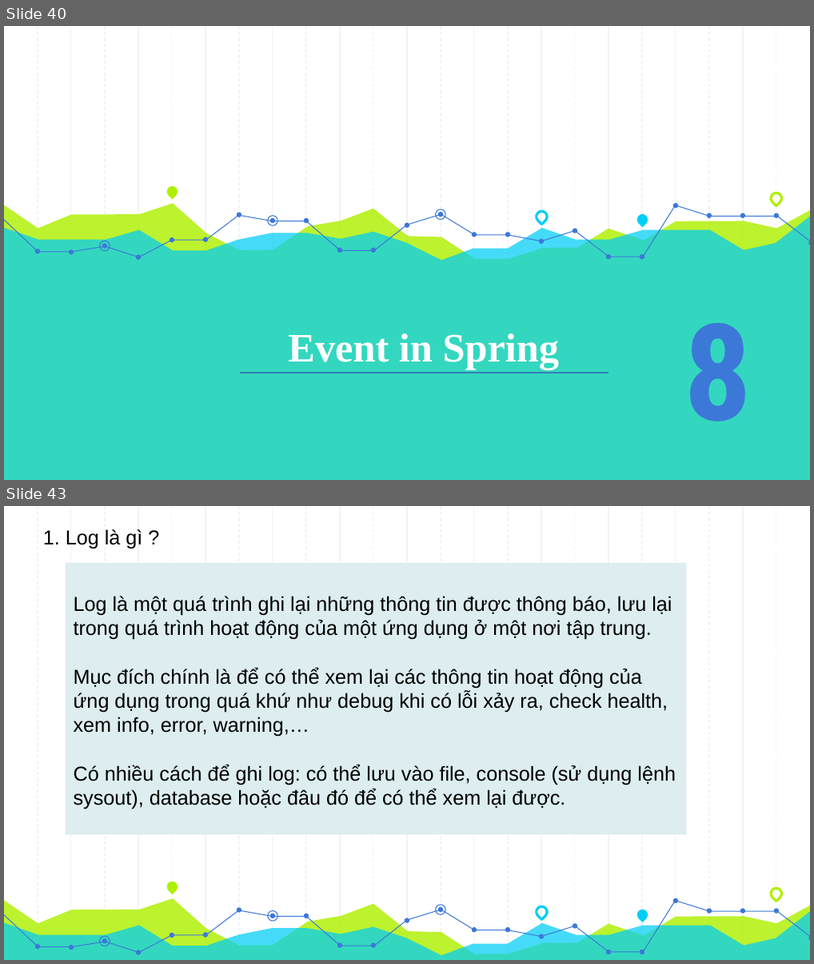
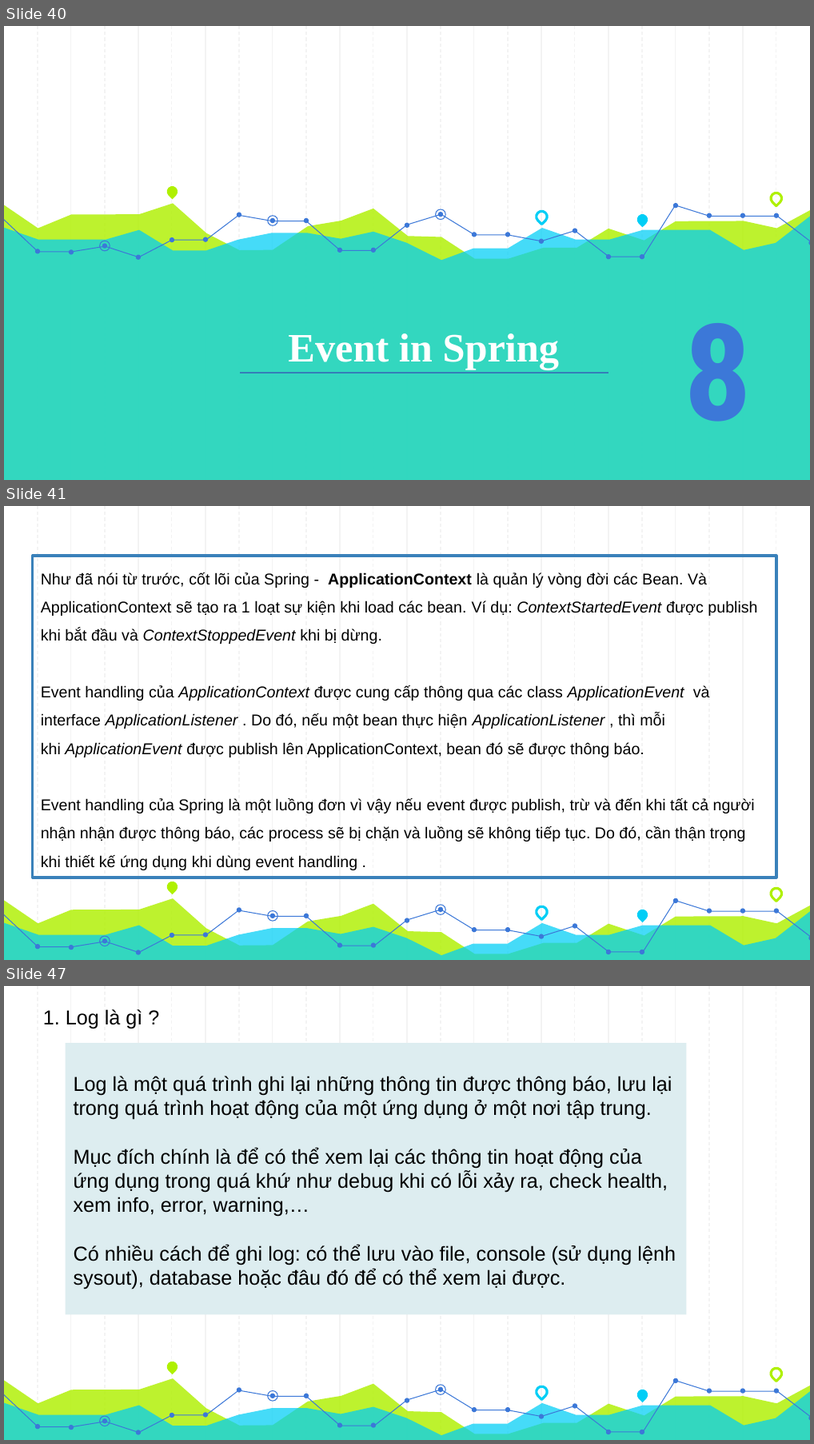
Before and after one commit to thanh13hc/my-first-project, a slide deck: Spring Core.pptx. Shown one above the other, each under a label of ours: slides 40 and 43 before the commit, slides 40, 41 and 47 after it; the slides between them are not shown. The pictures are 814x964 and 814x1444 pixels, drawn with LibreOffice and Linux fonts; fonts in the diff are those of the drawing. Boxes give left, top, right and bottom in pixels: in the first picture for what was removed or moved away, otherwise in the second. Text is boxed around its words. In the diff, an @@ line names an element or a change of style, - is before the commit and + after.

```diff
--- a/Spring Core.pptx
+++ b/Spring Core.pptx
@@ slide 41 added at box(4, 506, 810, 960), background #FFFFFF; not listed: 59 template elements that a slide beside it also shows @@
@@ rectangle added at box(33, 556, 778, 878), outline #3A81BA 2.25 pt, 14 pt, text #000000 @@
+Như đã nói từ trước, cốt lõi của Spring - ApplicationContext là quản lý vòng đời các Bean. Và ApplicationContext sẽ tạo ra 1 loạt sự kiện khi load các bean. Ví dụ: ContextStartedEvent được publish khi bắt đầu và ContextStoppedEvent khi bị dừng.
+Event handling của ApplicationContext được cung cấp thông qua các class ApplicationEvent và interface ApplicationListener . Do đó, nếu một bean thực hiện ApplicationListener , thì mỗi khi ApplicationEvent được publish lên ApplicationContext, bean đó sẽ được thông báo.
+Event handling của Spring là một luồng đơn vì vậy nếu event được publish, trừ và đến khi tất cả người nhận nhận được thông báo, các process sẽ bị chặn và luồng sẽ không tiếp tục. Do đó, cần thận trọng khi thiết kế ứng dụng khi dùng event handling .
@@ what was slide 43 is now slide 47 @@
```
Also in this commit, not shown: 2 slides changed, 18 other slides added, 1 slide removed, 30 other files.
